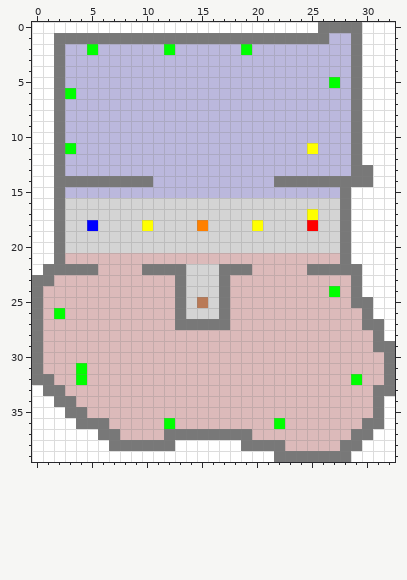
Edited in one commit: pixel-art sprite (tester.png). Above, as it was before the edit.
The file is 33x40 pixels.
Once edited:
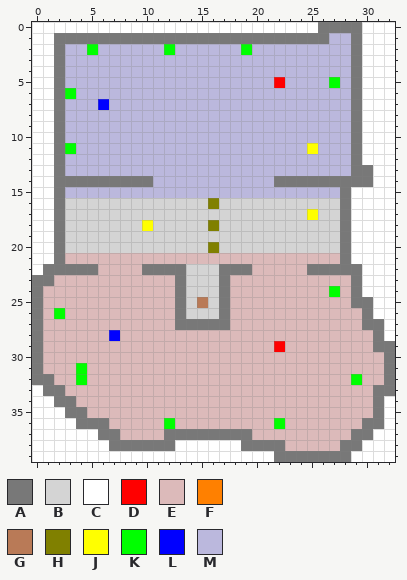
Palette (. is transparent): A #787878  B #d4d4d4  C #ffffff  D #ff0000  E #dcbaba  F #ff8000  G #b97a57  H #808000  J #ffff00  K #00ff00  L #0000ff  M #bbb8dd
Edits made:
Changed rows in their new state; - is an unchanged pixel.
first column x 6:
 5 ----------------D
 7 L----------------
first column x 5:
16 -----------H---------
18 B---------BH---B----B
20 -----------H---------
first column x 7:
28 L---------------
29 ---------------D
